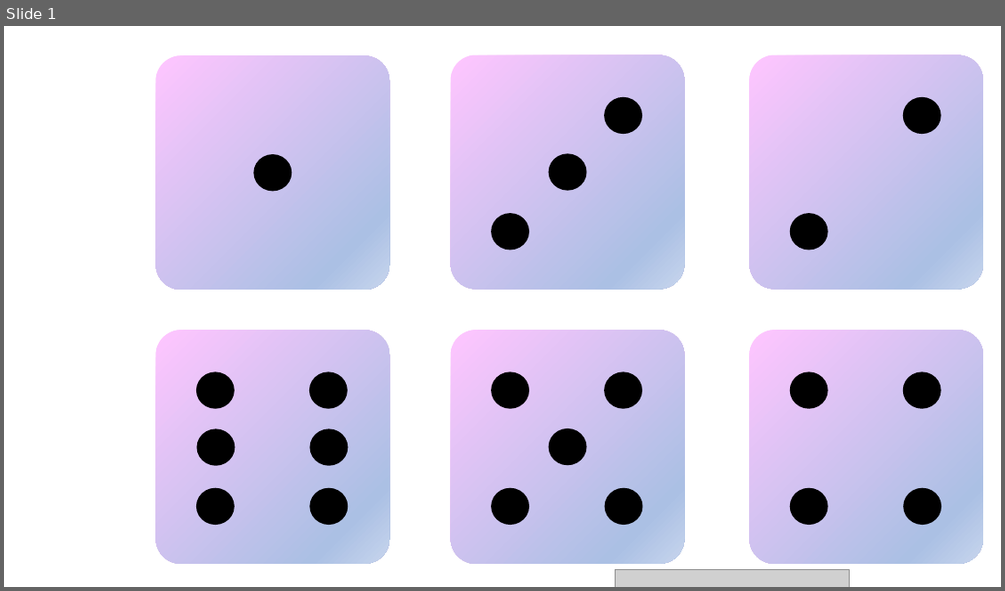
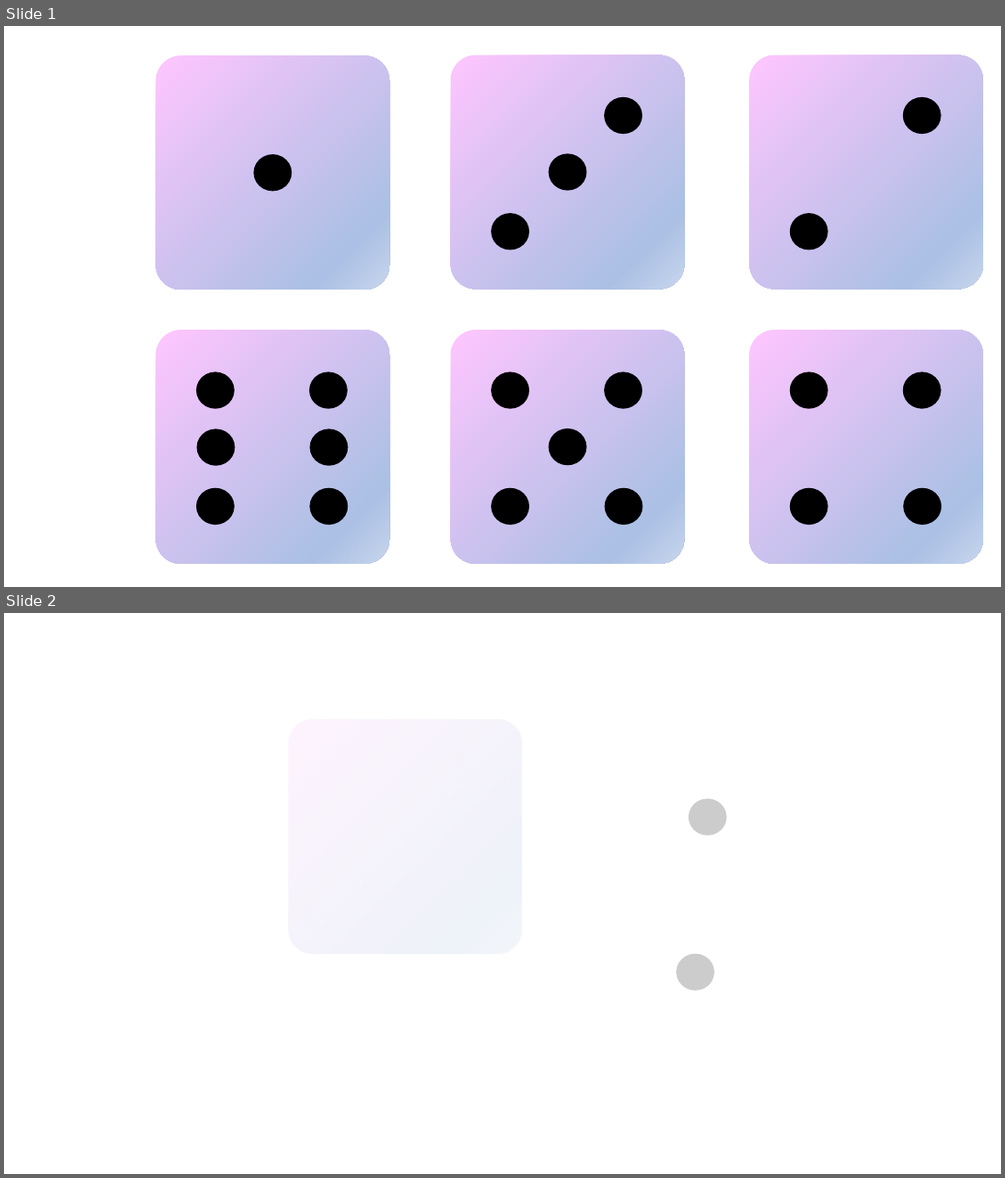
Before and after one commit to sarit-chaet-hudis/diceapp, a slide deck: src/assets/dice-images.pptx. Shown one above the other, each under a label of ours: slide 1 before the commit, slides 1 and 2 after it. The pictures are 1005x591 and 1005x1178 pixels, drawn with LibreOffice and Linux fonts; fonts in the diff are those of the drawing; grey boxes stand for pictures; background and template pictures are left out. Boxes give left, top, right and bottom in pixels: in the first picture for what was removed or moved away, otherwise in the second. Text is boxed around its words. In the diff, an @@ line names an element or a change of style, - is before the commit and + after.

```diff
--- a/src/assets/dice-images.pptx
+++ b/src/assets/dice-images.pptx
@@ slide 2 added at box(4, 613, 1001, 1174), background #FFFFFF @@
@@ rounded rectangle added at box(288, 720, 521, 953), fill gradient #FFC5FF to #ABC0E4 to #C7D5ED @@
@@ ellipse added at box(688, 798, 727, 835), fill #000000 at 20% opacity @@
@@ ellipse added at box(676, 953, 714, 989), fill #000000 at 20% opacity @@
@@ slide 1 changed as well @@
@@ picture removed at box(615, 570, 849, 587) @@
```
Also in this commit, not shown: 10 other files.
